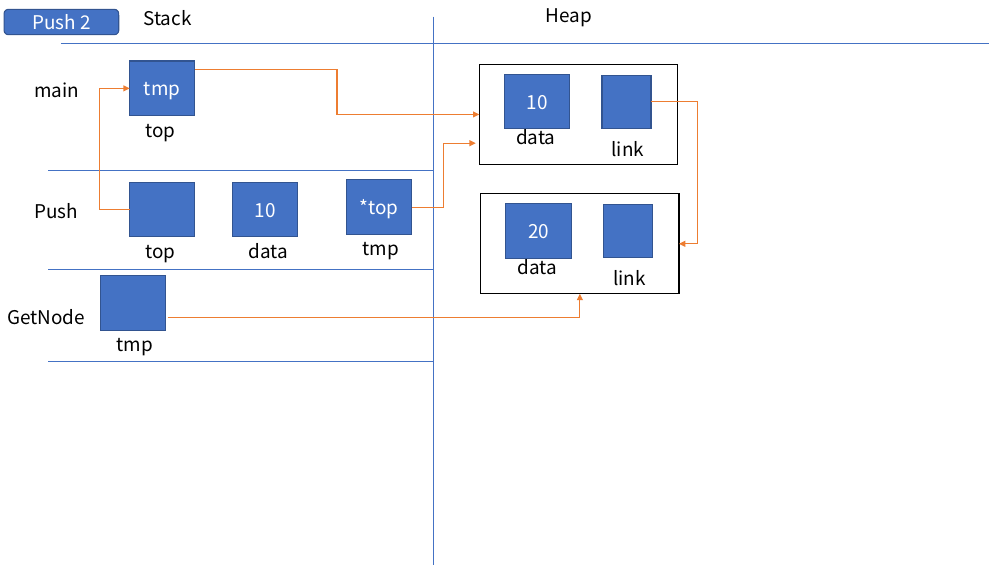
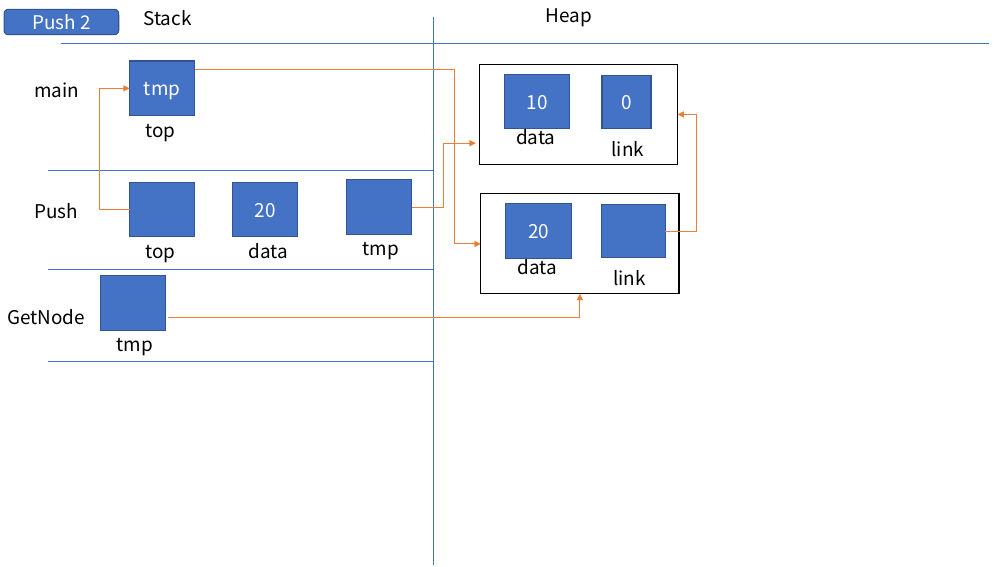
Before and after one commit to BPT0/dataStructrue, a slide deck: slide 2 of ppt_Practice/day9_stack.pptx. Drawn at 1008x567 pixels with LibreOffice and Linux fonts; fonts in the diff are those of the drawing. Boxes give left, top, right and bottom in pixels: in the first picture for what was removed or moved away, otherwise in the second. Text is boxed around its words. In the diff, an @@ line names an element or a change of style, - is before the commit and + after.

```diff
--- a/ppt_Practice/day9_stack.pptx
+++ b/ppt_Practice/day9_stack.pptx
@@ elbow arrow moved from (195, 70) - (479, 114) to (195, 70) - (481, 244) @@
@@ text in rectangle at (621,95,631,109): text added @@
+0
@@ elbow arrow moved from (651, 102) - (679, 244) to (665, 231) - (678, 114) @@
@@ text in rectangle at (255,203,276,217): text changed @@
-10
+20
@@ text in rectangle at (360,199,399,219): text removed @@
-*top
@@ rectangle: place and size @@
-rectangle at (603,205,653,259)
+rectangle at (601,205,665,259)
```
Also in this commit, not shown: 1 other slide changed, 3 slides added, 15 other files.
